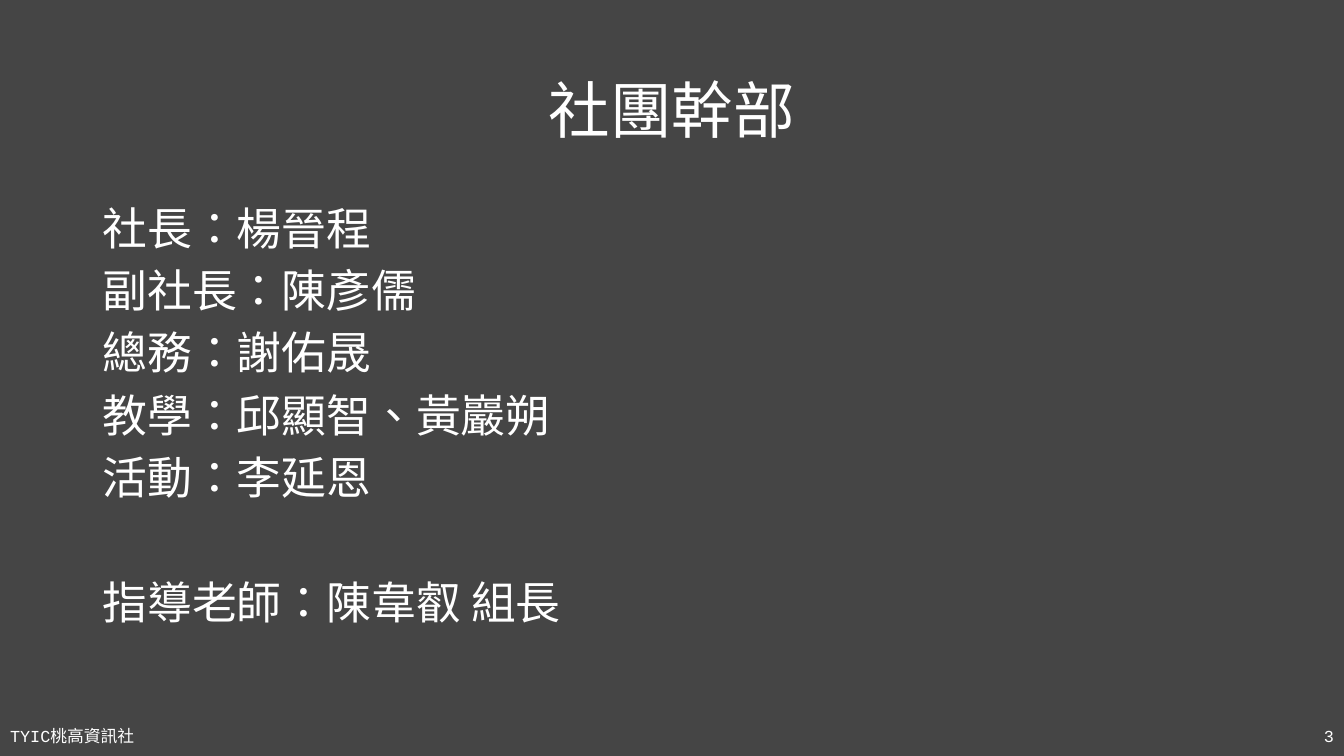
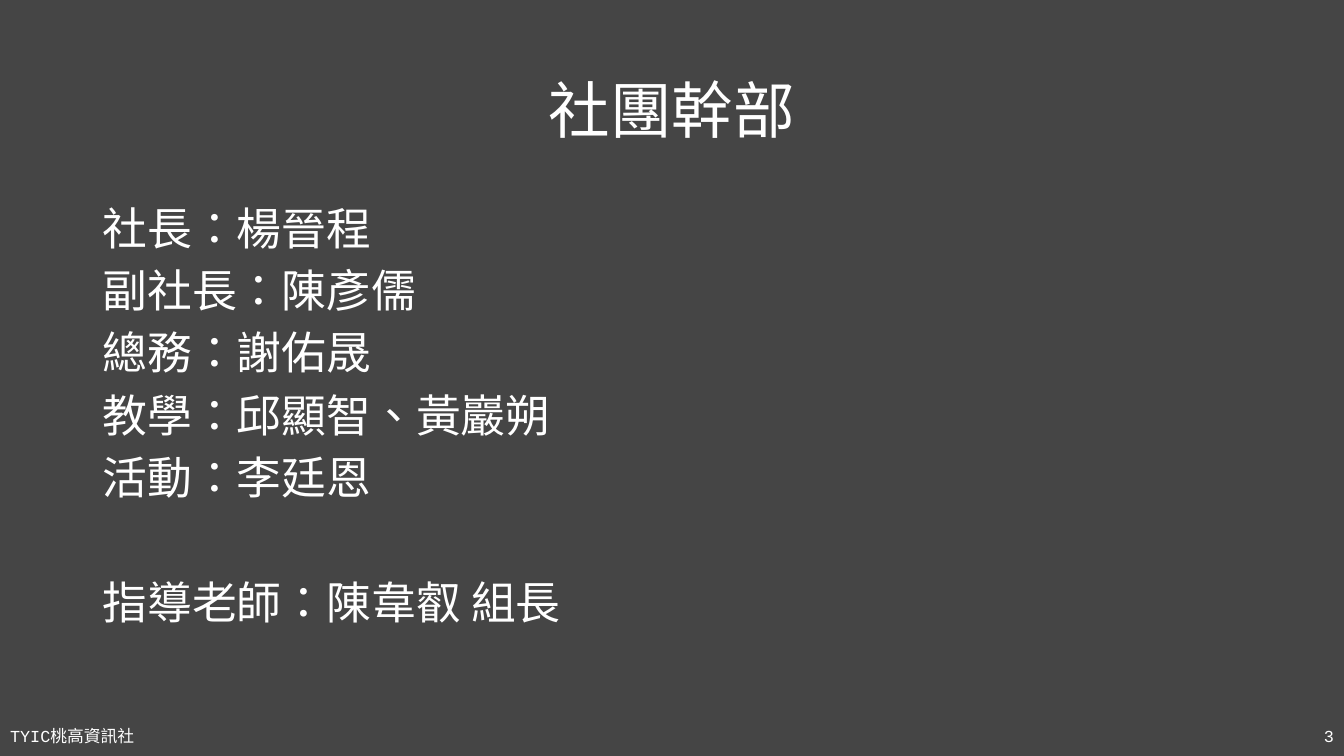
Before and after one commit to TYSHIC/slides, a slide deck: slide 3 of powerpoint/01_基本事項.pptx. Drawn at 1344x756 pixels with LibreOffice and Linux fonts; fonts in the diff are those of the drawing. Boxes give left, top, right and bottom in pixels: in the first picture for what was removed or moved away, otherwise in the second. Text is boxed around its words. In the diff, an @@ line names an element or a change of style, - is before the commit and + after.

```diff
--- a/powerpoint/01_基本事項.pptx
+++ b/powerpoint/01_基本事項.pptx
@@ text at bbox=[102, 456, 371, 498]: text changed @@
-活動：李延恩
+活動：李廷恩
```
Also in this commit, not shown: 5 other files.
